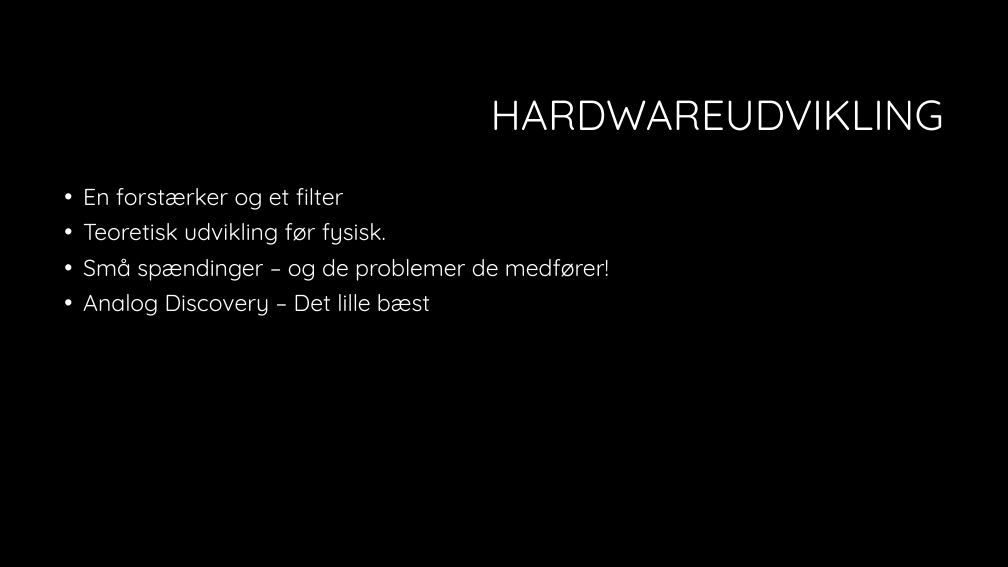
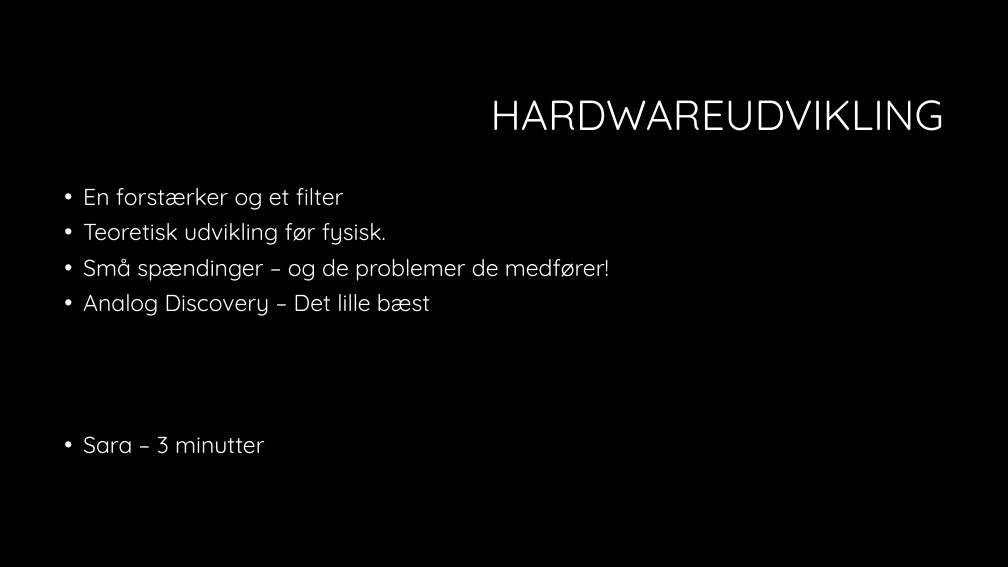
Before and after one commit to sarakirkeby/Semester-Projekt-3, a slide deck: slide 5 of Bifiler til projekt/Semesterprojekt 3.pptx. Drawn at 1008x567 pixels with LibreOffice and Linux fonts; fonts in the diff are those of the drawing; background and template pictures are left out. Boxes give left, top, right and bottom in pixels: in the first picture for what was removed or moved away, otherwise in the second. Text is boxed around its words. In the diff, an @@ line names an element or a change of style, - is before the commit and + after.

```diff
--- a/Bifiler til projekt/Semesterprojekt 3.pptx
+++ b/Bifiler til projekt/Semesterprojekt 3.pptx
@@ text at box(83, 436, 265, 454): paragraph added @@
+• Sara – 3 minutter
```
Also in this commit, not shown: 8 other slides changed.
